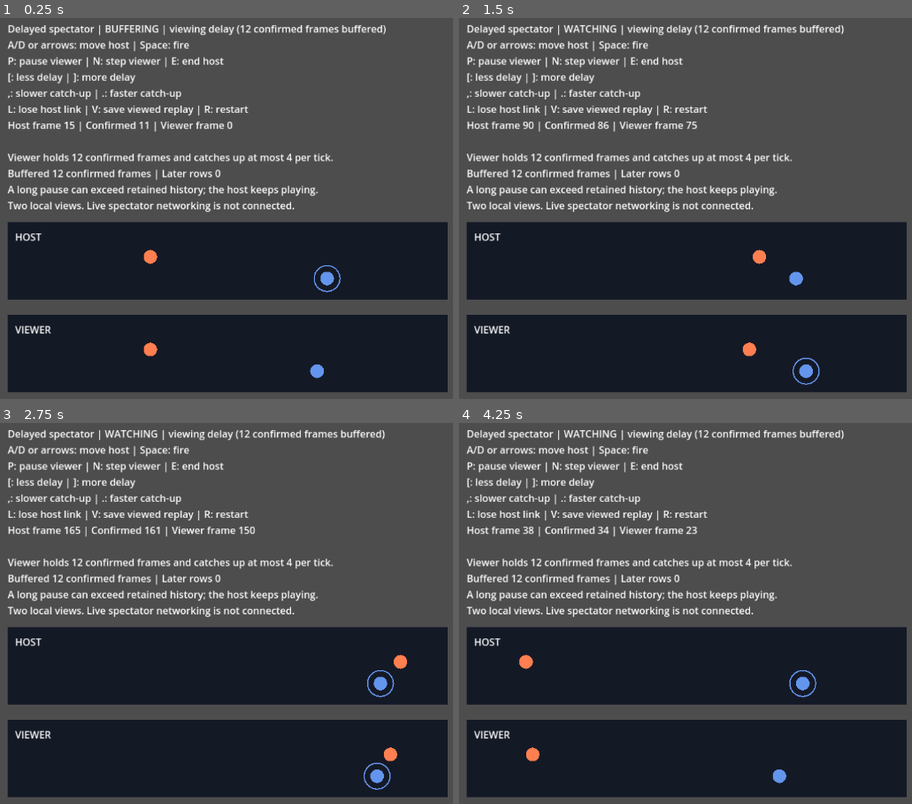
Above: before the commit, frames 1-4 (two rows, left to right).
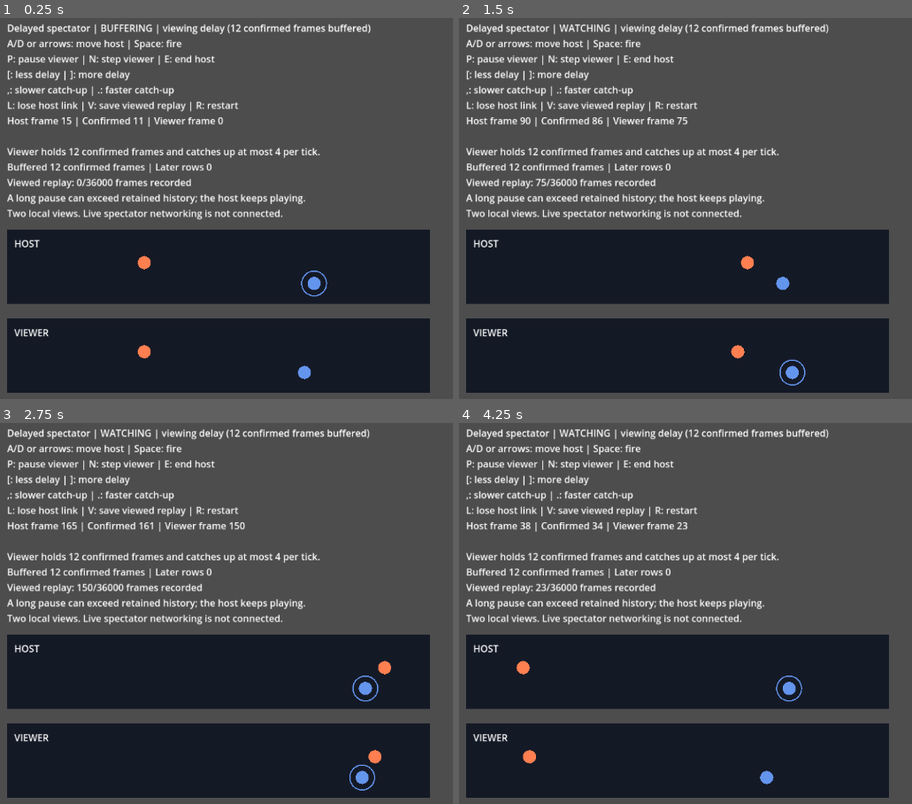
Above: after the commit, the same moments.

Repository: Ambiguous-Interactive/fortress-rollback-godot
Game: Godot game, scene res://examples/spectator/spectator.tscn
The game is run twice, just before and just after one commit, with the same random seed, the same clock (stepped at 60 frames per second) and the same inputs. The project has no main scene, so this scene is started directly.
Inputs:
- Up to frame 1 (0.25 s): no input
- Up to frame 2 (1.5 s): tap Enter at 0.5 s; hold D 0.53-1.28 s; tap 1 at 0.6 s; tap Space at 0.77, 1.07 s; hold S from 1.28 s (still down); tap 2 at 1.35 s
- Up to frame 3 (2.75 s): tap Space at 1.52, 1.82 s; release S at 2.03 s; hold D from 2.03 s (still down); tap 3 at 2.1 s
- Up to frame 4 (4.25 s): release D at 2.78 s; hold W 2.78-3.53 s; tap P at 2.85 s; tap Space at 3.02, 3.32, 3.77, 4.07 s; hold A from 3.53 s (still down); tap R at 3.6 s

The runs differ from the first frame. In frame 1, 18% of the frame differs, in the area x 1-99%, y 1-99%; in frame 2, 18%; in frame 3, 18%; in frame 4, 18%.

Commit message:
Show recording limits and verify resumed gameplay

Diff:
--- a/examples/spectator/spectator.gd
+++ b/examples/spectator/spectator.gd
@@ -7,6 +7,7 @@
 const COLORS: Array[Color] = [Color.CORAL, Color.CORNFLOWER_BLUE]
 
 const REPLAY_FILENAME: String = "fortress-spectator.frrp"
+const REPLAY_WARNING_FRAMES: int = 600
 
 var demo: Demo = Demo.new()
 var _code: int = Types.Code.OK
@@ -104,10 +105,28 @@
 		+ "Host frame %d | Confirmed %d | Viewer frame %d\n\n" % [demo.host.loop.game.frame, demo.host.loop.session.status().confirmed_frame, demo.game.frame]
 		+ "Viewer holds %d confirmed frames and catches up at most %d per tick.\n" % [policy[0], policy[2]]
 		+ "Buffered %d confirmed frames | Later rows %d\n" % [playback.buffered_frames, playback.pending_frames - playback.buffered_frames]
+		+ _recording_feedback()
 		+ "A long pause can exceed retained history; the host keeps playing.\n"
 		+ "Two local views. Live spectator networking is not connected."
 		+ ("\n" + _replay_notice if not _replay_notice.is_empty() else "")
 	)
+
+
+func _recording_feedback() -> String:
+	var recording: Types.RecordingStatus = demo.viewer.recording_status()
+	if recording.capacity_frames == 0:
+		return "Viewed replay recording is disabled.\n"
+	var text: String = "Viewed replay: %d/%d frames recorded" % [recording.finalized_frames, recording.capacity_frames]
+	if recording.omitted_frames > 0:
+		return text + " | %d later viewed frames omitted.\nSaved replay ends before the displayed state.\n" % recording.omitted_frames
+	text += "\n"
+	if demo.viewer.status().lifecycle != Types.Lifecycle.TERMINATED:
+		var remaining: int = recording.capacity_frames - recording.finalized_frames - recording.pending_frames
+		if remaining == 0:
+			text += "Replay limit reached. Save now to include the displayed state.\n"
+		elif remaining <= REPLAY_WARNING_FRAMES:
+			text += "Replay limit in %d viewed frames.\n" % remaining
+	return text
 
 
 func _export_replay() -> void:
--- /dev/null
+++ b/tests/unit/test_driver_lifecycle_parity.gd
@@ -0,0 +1,192 @@
+extends RefCounted
+
+# Value: protects=manual/driver lifecycle parity through interrupted corrected gameplay and expiry;
+# fails_when=both consumers omit lifecycle evidence; why_new=peer parity counts arbitrary events; seam=none
+const Fixture = preload("res://tests/unit/test_peer_session.gd")
+const Parity = preload("res://tests/unit/test_driver_peer_parity.gd")
+const Collector = preload("res://tests/runner/test_context.gd")
+const Driver = preload("res://addons/fortress_rollback/core/driver.gd")
+const Types = preload("res://addons/fortress_rollback/core/session_types.gd")
+const I = preload("res://addons/fortress_rollback/protocol/input_endpoint_types.gd")
+const Reference = preload("res://tests/oracle/reference_game.gd")
+const Lifecycle = preload("res://addons/fortress_rollback/protocol/lifecycle_types.gd")
+
+
+func cases() -> PackedStringArray:
+	return PackedStringArray(["interrupted_recovery_expiry", "missing_resume_control", "stale_retained_sample_control"])
+
+
+func run_case(name: String, context: RefCounted) -> void:
+	if name in ["missing_resume_control", "stale_retained_sample_control"]:
+		var control: RefCounted = Collector.new(context.seed)
+		var stale: bool = name == "stale_retained_sample_control"
+		_run(control, not stale, stale)
+		context.equal(control.failures.size(), 2, "both equally incorrect consumer histories are rejected")
+		for failure: Dictionary in control.failures:
+			context.equal(
+				failure.label,
+				"independent canonical continuation after resumed retained input" if stale else "independently expected lifecycle phase: resumed",
+				"shared error fails the independent contract"
+			)
+			if stale:
+				context.equal(failure.frame, 9, "stale retained sample diverges exactly after its application")
+	else:
+		_run(context)
+	context.finish()
+
+
+func _run(context: RefCounted, omit_resume: bool = false, stale_sample: bool = false) -> void:
+	var fixture: RefCounted = Fixture.new()
+	var parity: RefCounted = Parity.new()
+	var options: Lifecycle.Options = Lifecycle.Options.new()
+	var driven: Dictionary = fixture._build(context, 2, 0, false, 128, true, false, 8, options, 0)
+	var expert: Dictionary = fixture._build(context, 2, 0, false, 128, true, false, 8, options, 0, 0, null, 128, 0, true)
+	var pending: Array[Dictionary] = []
+	var empty: Array[Driver.LocalInput] = []
+	for mesh: Dictionary in [driven, expert]:
+		var notices: Array[PackedInt64Array] = []
+		mesh.notices = notices
+		for index: int in 2:
+			mesh.peers[index].step_completed.connect(func(code: int, before: int, after: int) -> void: notices.append(PackedInt64Array([index, code, before, after])))
+	for frame: int in 8:
+		for index: int in 2:
+			var left: Driver.StepResult = driven.peers[index].step(frame + 1, parity._inputs(driven, index))
+			var right: Driver.StepResult = parity._manual(expert.peers[index], expert.games[index], frame + 1, parity._inputs(expert, index), true)
+			context.equal(left.code, Types.Code.OK, "real changing inputs predict during delivery gap")
+			context.equal(right.code, left.code, "manual prediction matches callback result")
+		context.equal(fixture._drain(driven), fixture._drain(expert), "identical real encoded gap traffic")
+	for index: int in 2:
+		var driven_samples: Array[Driver.LocalInput] = parity._inputs(driven, index)
+		var expert_samples: Array[Driver.LocalInput] = parity._inputs(expert, index)
+		if stale_sample:
+			driven_samples[0].bytes = parity._sample(index, 7)
+			expert_samples[0].bytes = parity._sample(index, 7)
+		context.equal(driven.peers[index].step(9, driven_samples).code, Types.Code.PREDICTION_STALL, "outage retains input at prediction bound")
+		context.equal(
+			parity._manual(expert.peers[index], expert.games[index], 9, expert_samples, true).code, Types.Code.PREDICTION_STALL, "manual outage reaches same prediction bound"
+		)
+		context.equal(driven.peers[index].scheduled_local_input(index).bytes, driven_samples[0].bytes, "stalled submitted sample stays owned")
+	context.equal(fixture._drain(driven), fixture._drain(expert), "discard original stalled publication equally")
+	# Fresh publication retries carry every original input, so no discarded packet is injected locally.
+	for mesh: Dictionary in [driven, expert]:
+		for peer: RefCounted in mesh.peers:
+			peer.drain_transitions()
+	_phase(context, driven, expert, "predicting", [])
+	_poll(context, driven, expert, 500000)
+	_phase(context, driven, expert, "exact interruption boundary", [])
+	_collect(context, fixture, driven, expert, pending)
+	_poll(context, driven, expert, 500001)
+	_phase(context, driven, expert, "interrupted", ["network_interrupted"])
+	_collect(context, fixture, driven, expert, pending)
+	for mesh: Dictionary in [driven, expert]:
+		mesh.now = 500002
+	fixture._deliver(context, driven, pending)
+	fixture._deliver(context, expert, pending)
+	pending.clear()
+	_collect(context, fixture, driven, expert, pending)
+	fixture._deliver(context, driven, pending)
+	fixture._deliver(context, expert, pending)
+	pending.clear()
+	_phase(context, driven, expert, "resumed", ["network_resumed"], omit_resume)
+	for index: int in 2:
+		context.equal(driven.peers[index].status().pending_rollback_frame, 0, "actual retry receipt opens historical correction")
+		var left: Driver.StepResult = driven.peers[index].recover(500002)
+		var right: Driver.StepResult = parity._manual(expert.peers[index], expert.games[index], 500002, empty, false)
+		context.equal(left.code, Types.Code.OK, "resumed callback recovery completes")
+		context.equal(right.code, left.code, "resumed manual recovery completes")
+		context.equal(left.frame_after, 8, "recovery consumes no forward frame")
+		context.equal(driven.peers[index].statistics().rollback_count, 1, "one real rollback serviced at each endpoint")
+		context.equal(driven.peers[index].statistics().resimulated_frames, 8, "complete original prefix resimulated")
+		context.bytes_equal(driven.games[index].game.bytes(), _original(8), 8, "independent original canonical history after resumed recovery")
+	_phase(context, driven, expert, "corrected", [])
+	for index: int in 2:
+		context.equal(driven.peers[index].step(500002, empty).code, Types.Code.OK, "resumed callback consumes retained input without resampling")
+		context.equal(
+			parity._manual(expert.peers[index], expert.games[index], 500002, empty, true).code, Types.Code.OK, "resumed manual consumer advances the same retained sample"
+		)
+	_collect(context, fixture, driven, expert, pending)
+	fixture._deliver(context, driven, pending)
+	fixture._deliver(context, expert, pending)
+	pending.clear()
+	for index: int in 2:
+		context.equal(driven.peers[index].recover(500002).code, Types.Code.OK, "continued callback repairs final original input")
+		context.equal(parity._manual(expert.peers[index], expert.games[index], 500002, empty, false).code, Types.Code.OK, "continued manual consumer repairs final original input")
+		context.bytes_equal(driven.games[index].game.bytes(), _original(9), 9, "independent canonical continuation after resumed retained input")
+	_phase(context, driven, expert, "continued", [])
+	_poll(context, driven, expert, 1000003)
+	_phase(context, driven, expert, "second interruption", ["network_interrupted"])
+	_poll(context, driven, expert, 2500002)
+	_phase(context, driven, expert, "exact timeout boundary", [])
+	for mesh: Dictionary in [driven, expert]:
+		for peer: RefCounted in mesh.peers:
+			context.equal(peer.status().lifecycle, Types.Lifecycle.RUNNING, "exact renewed timeout remains live")
+	_poll(context, driven, expert, 2500003)
+	_phase(context, driven, expert, "expired", ["disconnected"])
+	for index: int in 2:
+		var calls: int = driven.games[index].requests.size()
+		context.equal(driven.peers[index].recover(2500003).code, Types.Code.TERMINATED, "expired callback recovery rejects work")
+		context.equal(parity._manual(expert.peers[index], expert.games[index], 2500003, empty, false).code, Types.Code.TERMINATED, "expired manual recovery rejects work")
+		context.equal(driven.games[index].requests.size(), calls, "expiry invokes no further game callback")
+		context.equal(driven.peers[index].status().reason, Types.Code.PROTOCOL_FAILED, "expiry has explicit protocol terminal cause")
+	context.equal(driven.notices, expert.notices, "same ordered prediction, recovery and terminal completion notifications")
+	var expected_notices: Array[PackedInt64Array] = []
+	for frame: int in 8:
+		for index: int in 2:
+			expected_notices.append(PackedInt64Array([index, Types.Code.OK, frame, frame + 1]))
+	for operation: PackedInt64Array in [
+		PackedInt64Array([Types.Code.PREDICTION_STALL, 8, 8]),
+		PackedInt64Array([Types.Code.OK, 8, 8]),
+		PackedInt64Array([Types.Code.OK, 8, 9]),
+		PackedInt64Array([Types.Code.OK, 9, 9]),
+		PackedInt64Array([Types.Code.TERMINATED, 9, 9])
+	]:
+		for index: int in 2:
+			expected_notices.append(PackedInt64Array([index, operation[0], operation[1], operation[2]]))
+	context.equal(driven.notices, expected_notices, "independent ordered completion codes and committed frame boundaries")
+
+
+func _poll(context: RefCounted, driven: Dictionary, expert: Dictionary, now_us: int) -> void:
+	for index: int in 2:
+		var left: int = driven.peers[index].poll(now_us)
+		context.equal(left, expert.peers[index].poll(now_us), "same elapsed-time poll result")
+		context.equal(left, I.Code.OK, "bounded lifecycle polling succeeds")
+
+
+func _collect(context: RefCounted, fixture: RefCounted, driven: Dictionary, expert: Dictionary, pending: Array[Dictionary]) -> void:
+	var packets: Array[Dictionary] = fixture._drain(driven)
+	context.equal(packets, fixture._drain(expert), "same actual lifecycle and retransmission bytes")
+	pending.append_array(packets)
+
+
+func _phase(context: RefCounted, driven: Dictionary, expert: Dictionary, phase: String, expected: Array, omit_resume: bool = false) -> void:
+	for index: int in 2:
+		var left: Array[Dictionary] = driven.peers[index].drain_events()
+		var right: Array[Dictionary] = expert.peers[index].drain_events()
+		if omit_resume:
+			left = left.filter(func(event: Dictionary) -> bool: return event.kind != "network_resumed")
+			right = right.filter(func(event: Dictionary) -> bool: return event.kind != "network_resumed")
+		context.equal(left, right, "same complete peer events: " + phase)
+		var lifecycle: Array[String] = []
+		for event: Dictionary in left:
+			if event.kind in ["network_interrupted", "network_resumed", "disconnected"]:
+				lifecycle.append(event.kind)
+				context.equal(event.peer, Fixture.new()._id(1 - index), "lifecycle event names actual remote endpoint")
+		context.equal(lifecycle, expected, "independently expected lifecycle phase: " + phase)
+		context.equal(driven.peers[index].drain_transitions(), expert.peers[index].drain_transitions(), "same protocol transitions: " + phase)
+		context.equal(driven.peers[index].network_status(), expert.peers[index].network_status(), "same protocol observation: " + phase)
+		context.equal(driven.games[index].requests, expert.games[index].requests, "same ordered callbacks and input statuses: " + phase)
+		context.bytes_equal(
+			driven.games[index].game.bytes(), expert.games[index].game.bytes(), driven.peers[index].status().current_frame, "same displayed canonical state: " + phase
+		)
+
+
+func _original(frames: int) -> PackedByteArray:
+	var game: Reference = Reference.new(2, 2)
+	for frame: int in frames:
+		var row: Array[Dictionary] = []
+		for player: int in 2:
+			var bytes: PackedByteArray = PackedByteArray([0, 0, 0, 0])
+			bytes.encode_u32(0, (frame * 7 + player * 11 + 3) % 97)
+			row.append({"player": player, "bytes": bytes.hex_encode(), "status": "confirmed"})
+		game.advance(row)
+	return game.bytes()
--- /dev/null
+++ b/tests/unit/test_spectator_recording_feedback.gd
@@ -0,0 +1,53 @@
+extends RefCounted
+
+# Value: protects=saved-viewing coverage stays visible past recording cap; fails_when=scene implies entire displayed match is saved;
+# why_new=recording API tests do not exercise spectator label or export controls; seam=none
+const Scene = preload("res://examples/spectator/spectator.gd")
+const Demo = preload("res://examples/spectator/demo.gd")
+const Game = preload("res://examples/integration/game.gd")
+const Types = preload("res://addons/fortress_rollback/core/session_types.gd")
+const Replay = preload("res://addons/fortress_rollback/core/replay.gd")
+
+
+func cases() -> PackedStringArray:
+	return PackedStringArray(["recording_limit_feedback"])
+
+
+func run_case(_name: String, context: RefCounted) -> void:
+	var scene: Node2D = Scene.new()
+	scene._ready()
+	context.equal(scene._label.text.contains("Viewed replay: 0/36000 frames recorded"), true, "startup names bounded viewed recording")
+	# Configure a smaller ordinary viewer to cross its real storage boundary without a ten-minute test.
+	var config: Demo.Config = scene.demo.viewer._config.owned_copy()
+	config.replay_max_frames = 3
+	config.storage_budget_bytes = config.required_storage_bytes()
+	context.equal(scene.demo.viewer.configure(config), Types.Code.OK, "small bounded recording")
+	context.equal(scene.demo.viewer.set_playback(0, 0, 1), Types.Code.OK, "immediate confirmed playback")
+	var samples: Array[Demo.Driver.LocalInput] = []
+	for frame: int in range(5):
+		var rows: Array[PackedByteArray] = [PackedByteArray([Game.RIGHT]), PackedByteArray([Game.LEFT])]
+		context.equal(scene.demo.viewer.receive_host_frame(frame, rows).code, Types.Code.OK, "original confirmed viewer row")
+		context.equal(scene.demo.driver.step(frame, samples).code, Types.Code.OK, "viewing continues across recording limit")
+		scene._update_label()
+		var recorded: int = mini(frame + 1, 3)
+		context.equal(scene._label.text.contains("Viewed replay: %d/3 frames recorded" % recorded), true, "label reads actual finalized viewer prefix")
+		if frame == 2:
+			context.equal(scene._label.text.contains("Replay limit reached. Save now to include the displayed state."), true, "exact cap offers current-boundary save")
+		elif frame > 2:
+			context.equal(scene._label.text.contains("%d later viewed frames omitted" % (frame - 2)), true, "later displayed rows are explicitly outside export")
+			context.equal(scene._label.text.contains("Saved replay ends before the displayed state."), true, "omitted history cannot imply final-state coverage")
+			context.equal(scene._label.text.contains("Save now to include the displayed state."), false, "old exact-cap prompt cannot survive cap crossing")
+		else:
+			context.equal(scene._label.text.contains("Replay limit in %d viewed frames." % (2 - frame)), true, "advance warning counts viewed rather than host frames")
+		var replay: Replay = Replay.new()
+		context.equal(replay.decode(scene.demo.replay_bytes()), Replay.DecodeCode.OK, "save remains usable at and beyond cap")
+		context.equal(replay.frame_count(), recorded, "saved portable prefix matches label")
+	scene.demo.lose_host_connection()
+	scene._update_label()
+	context.equal(scene._label.text.contains("2 later viewed frames omitted"), true, "stopped playback preserves omitted-frame notice")
+	context.equal(scene.demo.start(), Types.Code.OK, "restart creates fresh viewing lifetime")
+	scene._update_label()
+	context.equal(scene._label.text.contains("Viewed replay: 0/36000 frames recorded"), true, "restart resets visible recording progress")
+	context.equal(scene._label.text.contains("omitted"), false, "restart clears prior omission notice")
+	scene.free()
+	context.finish()
Binary file added: docs/images/spectator-recording-after.png
Binary file added: docs/images/spectator-recording-before.png
Not shown, added: .llm/retrospectives/2026-10-31-viewed-recording-and-recovery.md
Not shown, changed: CHANGELOG.md
Not shown, changed: PLAN.md
Not shown, changed: docs/oracle-replay.md
Not shown, changed: docs/spectators.md
Not shown, changed: scripts/oracle/rust/src/bin/replay.rs
Not shown, changed: scripts/oracle/rust/src/bin/replay/remote.rs
